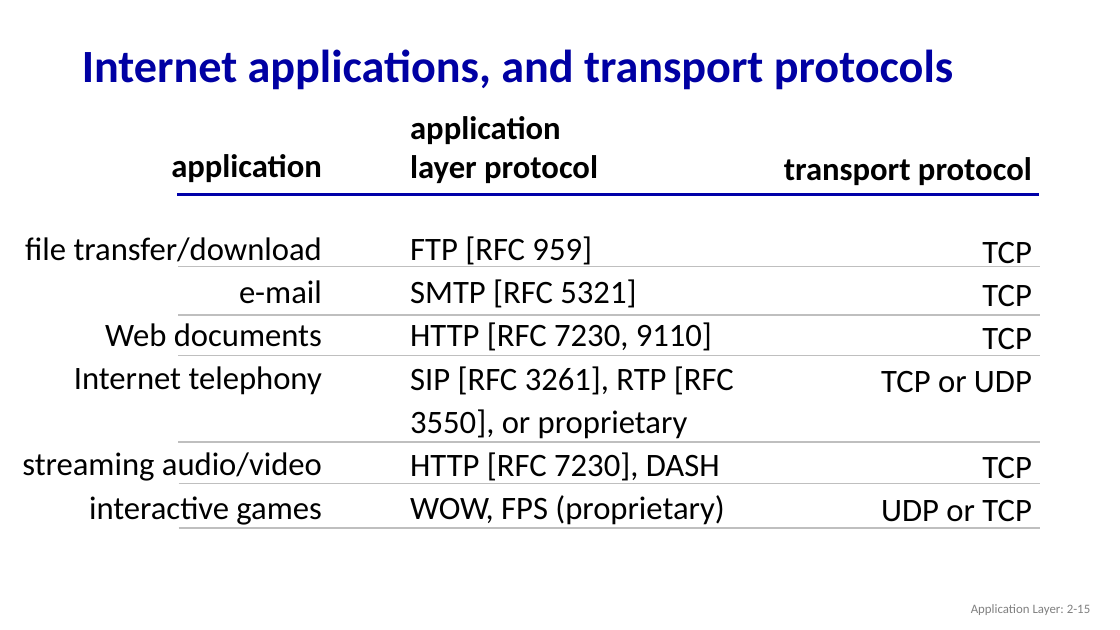
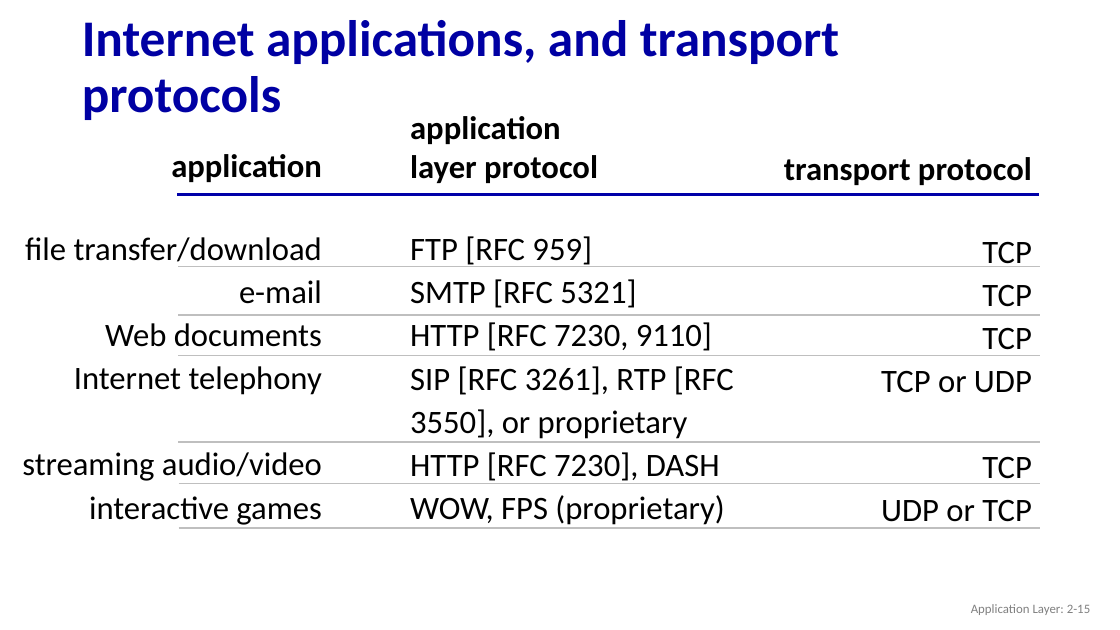
Before and after one commit to dominikb1888/FOHI, a slide deck: slide 15 of Slides/Chapter_2_v9.0.pptx. Drawn at 1120x630 pixels with LibreOffice and Linux fonts; fonts in the diff are those of the drawing. Boxes give left, top, right and bottom in pixels: in the first picture for what was removed or moved away, otherwise in the second. Text is boxed around its words. In the diff, an @@ line names an element or a change of style, - is before the commit and + after.

```diff
--- a/Slides/Chapter_2_v9.0.pptx
+++ b/Slides/Chapter_2_v9.0.pptx
@@ title "Internet applications, and transport protocols" at box(82, 20, 839, 120): size 39.6 to 44 pt @@
```
Also in this commit, not shown: 3 other slides changed, 5 other files.
